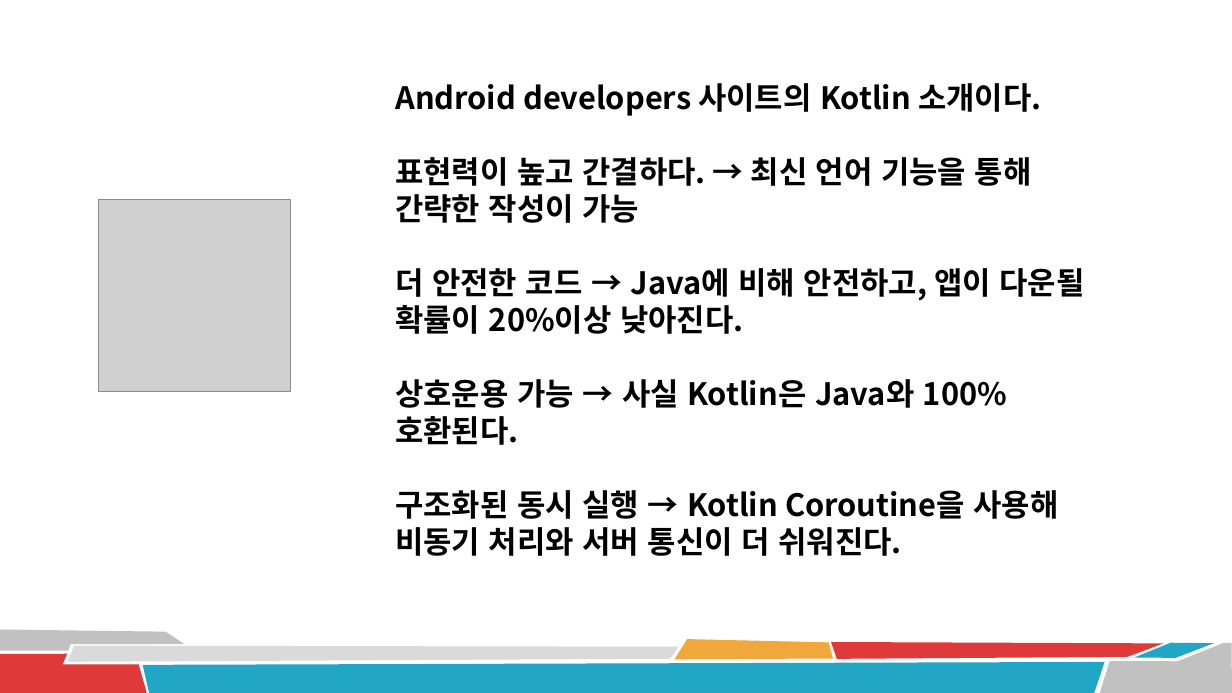
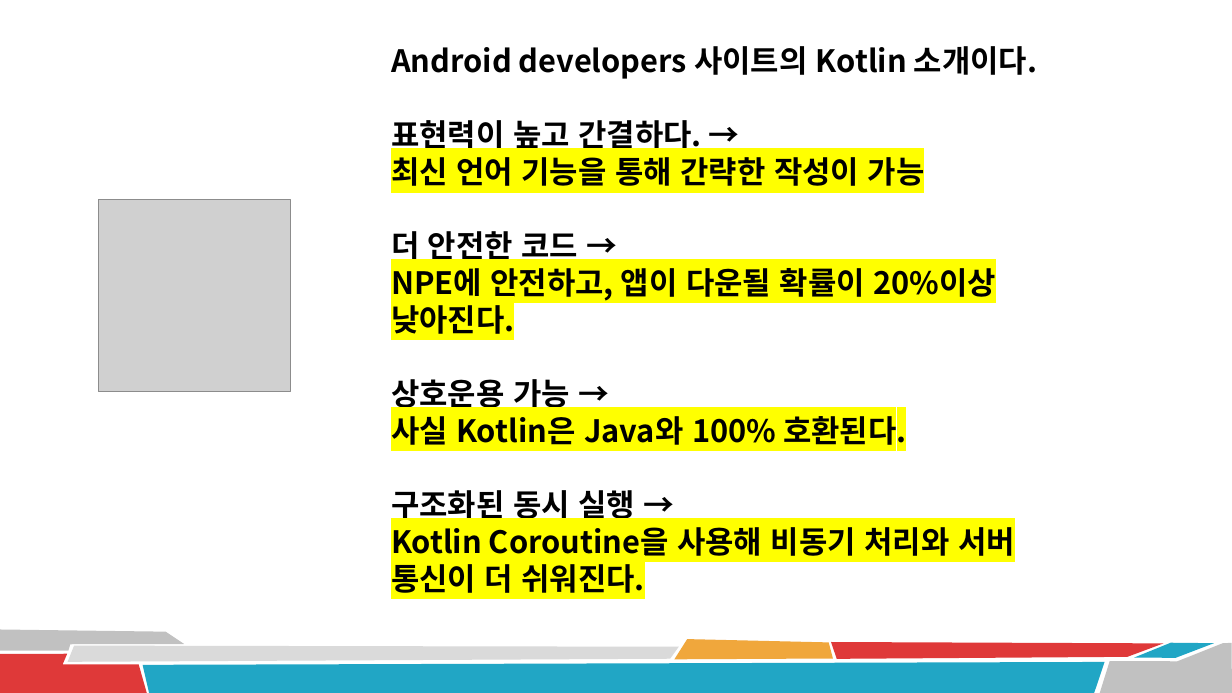
Before and after one commit to DGSW-Android-Study/DGSW-Android-6th, a slide deck: slide 9 of 2022-05-15/김도현/안드 스터디 - 코틀린.pptx (slide 7 before the commit). Drawn at 1232x693 pixels with LibreOffice and Linux fonts; fonts in the diff are those of the drawing; grey boxes stand for pictures. Boxes give left, top, right and bottom in pixels: in the first picture for what was removed or moved away, otherwise in the second. Text is boxed around its words. In the diff, an @@ line names an element or a change of style, - is before the commit and + after.

```diff
--- a/2022-05-15/김도현/안드 스터디 - 코틀린.pptx
+++ b/2022-05-15/김도현/안드 스터디 - 코틀린.pptx
@@ text "Android developers 사이트의 Kotlin 소개이다.": place and size @@
-text "Android developers 사이트의 Kotlin 소개이다." at bbox=[395, 83, 1084, 556]
+text "Android developers 사이트의 Kotlin 소개이다." at bbox=[391, 46, 1037, 593]
@@ text at bbox=[391, 115, 1015, 593]: text changed @@
-표현력이 높고 간결하다. → 최신 언어 기능을 통해 간략한 작성이 가능
-더 안전한 코드 → Java에 비해 안전하고, 앱이 다운될 확률이 20%이상 낮아진다.
-상호운용 가능 → 사실 Kotlin은 Java와 100% 호환된다.
-구조화된 동시 실행 → Kotlin Coroutine을 사용해 비동기 처리와 서버 통신이 더 쉬워진다.
+표현력이 높고 간결하다. →
+최신 언어 기능을 통해 간략한 작성이 가능
+더 안전한 코드 →
+NPE에 안전하고, 앱이 다운될 확률이 20%이상 낮아진다.
+상호운용 가능 →
+사실 Kotlin은 Java와 100% 호환된다.
+구조화된 동시 실행 →
+Kotlin Coroutine을 사용해 비동기 처리와 서버 통신이 더 쉬워진다.
```
Also in this commit, not shown: 5 other slides changed, 2 slides added.
